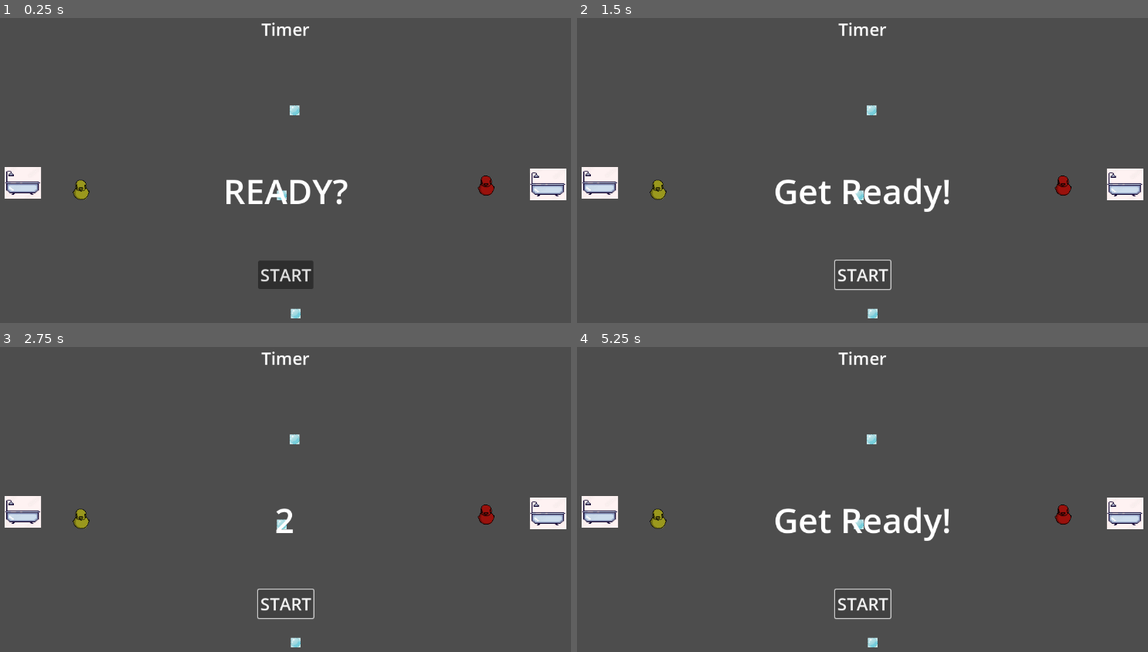
Above: before the commit, frames 1-4 (two rows, left to right).
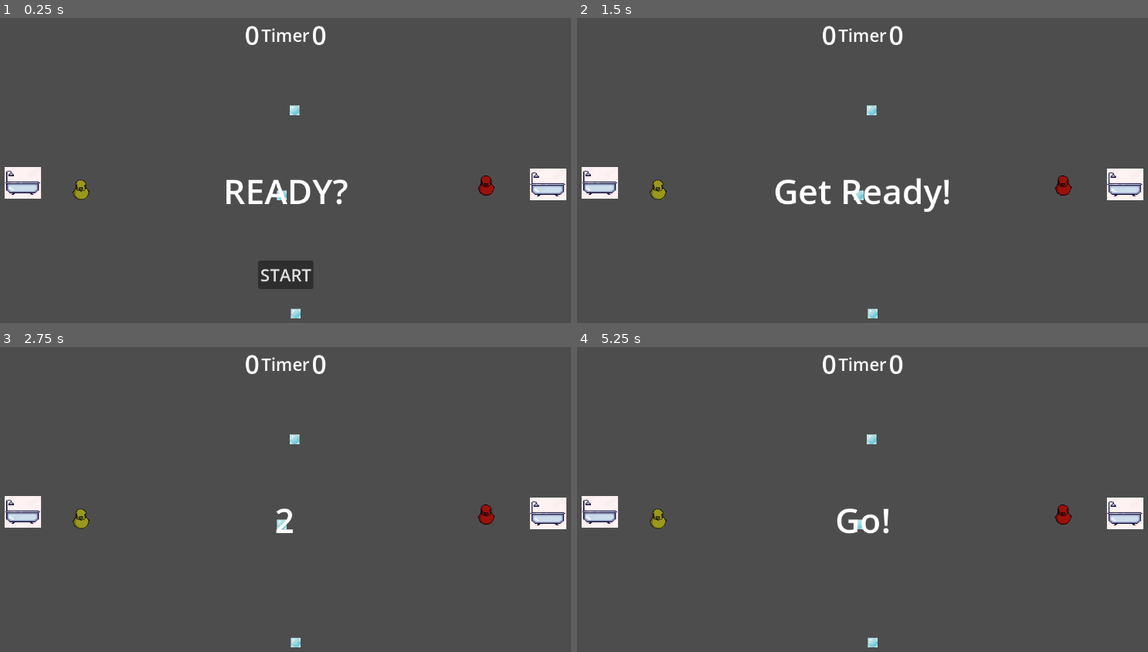
Above: after the commit, the same moments.

Repository: pmaitland/GGJ2025
Game: Godot game, scene res://scenes/bubbal_game.tscn
Two runs of this game, one before a commit and one after it. Both use one fixed random seed, a clock stepped at 60 frames per second and the inputs below.
Inputs (mouse positions are in pixels of both pictures, inside the frame that each line leads up to):
- Up to frame 1 (0.25 s): no input
- Up to frame 2 (1.5 s): click "START" at 0.5 s; click (862, 274) at 1.25 s, where only the run before the commit has a clickable "START"
- Up to frame 3 (2.75 s): click (285, 603) at 2 s, where only the run before the commit has a clickable "START"
- Up to frame 4 (5.25 s): tap Enter at 5 s

The runs differ from the first frame. In frame 1, 0.4% of the frame differs, in the area x 43-58%, y 1-9%; in frame 2, 0.7%; in frame 3, 0.7%; in frame 4, 1.8%, in the area x 34-66%, y 1-90%.

Commit message:
add scores to game

Diff:
--- a/ggj25/scenes/HUD.tscn
+++ b/ggj25/scenes/HUD.tscn
@@ -4,18 +4,6 @@
 
 [node name="Hud" type="CanvasLayer"]
 script = ExtResource("1_b2j7g")
-
-[node name="Timer" type="Label" parent="."]
-anchors_preset = 5
-anchor_left = 0.5
-anchor_right = 0.5
-offset_left = -45.0
-offset_right = 45.0
-offset_bottom = 45.0
-grow_horizontal = 2
-size_flags_horizontal = 4
-theme_override_font_sizes/font_size = 32
-text = "Timer"
 
 [node name="CountdownMessage" type="Label" parent="."]
 anchors_preset = 8
@@ -49,4 +37,29 @@
 theme_override_font_sizes/font_size = 32
 text = "START"
 
+[node name="HBoxContainer" type="HBoxContainer" parent="."]
+anchors_preset = 5
+anchor_left = 0.5
+anchor_right = 0.5
+offset_left = -67.0
+offset_right = 67.0
+offset_bottom = 45.0
+grow_horizontal = 2
+
+[node name="LeftScore" type="Label" parent="HBoxContainer"]
+layout_mode = 2
+theme_override_font_sizes/font_size = 48
+text = "0"
+
+[node name="Timer" type="Label" parent="HBoxContainer"]
+layout_mode = 2
+size_flags_horizontal = 4
+theme_override_font_sizes/font_size = 32
+text = "Timer"
+
+[node name="RightScore" type="Label" parent="HBoxContainer"]
+layout_mode = 2
+theme_override_font_sizes/font_size = 48
+text = "0"
+
 [connection signal="pressed" from="StartButton" to="." method="_on_start_button_pressed"]
--- a/ggj25/scripts/hud.gd
+++ b/ggj25/scripts/hud.gd
@@ -3,10 +3,11 @@
 @onready var countdown_message: Label = $CountdownMessage
 @onready var countdown_message_timer: Timer = $CountdownMessageTimer
 @onready var start_button: Button = $StartButton
+@onready var left_score: Label = $HBoxContainer/LeftScore
+@onready var right_score: Label = $HBoxContainer/RightScore
 
 # Notifies `Main` node that the button has been pressed
 signal start_game
-
 
 func show_message(text: String) -> void:
 	countdown_message.text = text
@@ -39,15 +40,12 @@
 	start_button.hide()
 
 func _on_start_button_pressed() -> void:
+	hide_start_button()
 	start_game.emit()
 	show_game_start()
 
+func set_left_score(score: int) -> void:
+	left_score.text = str(score)
 
-# Called when the node enters the scene tree for the first time.
-func _ready() -> void:
-	pass # Replace with function body.
-
-
-# Called every frame. 'delta' is the elapsed time since the previous frame.
-func _process(delta: float) -> void:
-	pass
+func set_right_score(score: int) -> void:
+	right_score.text = str(score)
--- a/ggj25/scripts/level.gd
+++ b/ggj25/scripts/level.gd
@@ -4,13 +4,3 @@
 
 func new_game() -> void:
 	hud.show_game_start()
-	pass
-
-# Called when the node enters the scene tree for the first time.
-func _ready() -> void:
-	pass # Replace with function body.
-
-
-# Called every frame. 'delta' is the elapsed time since the previous frame.
-func _process(delta: float) -> void:
-	pass
